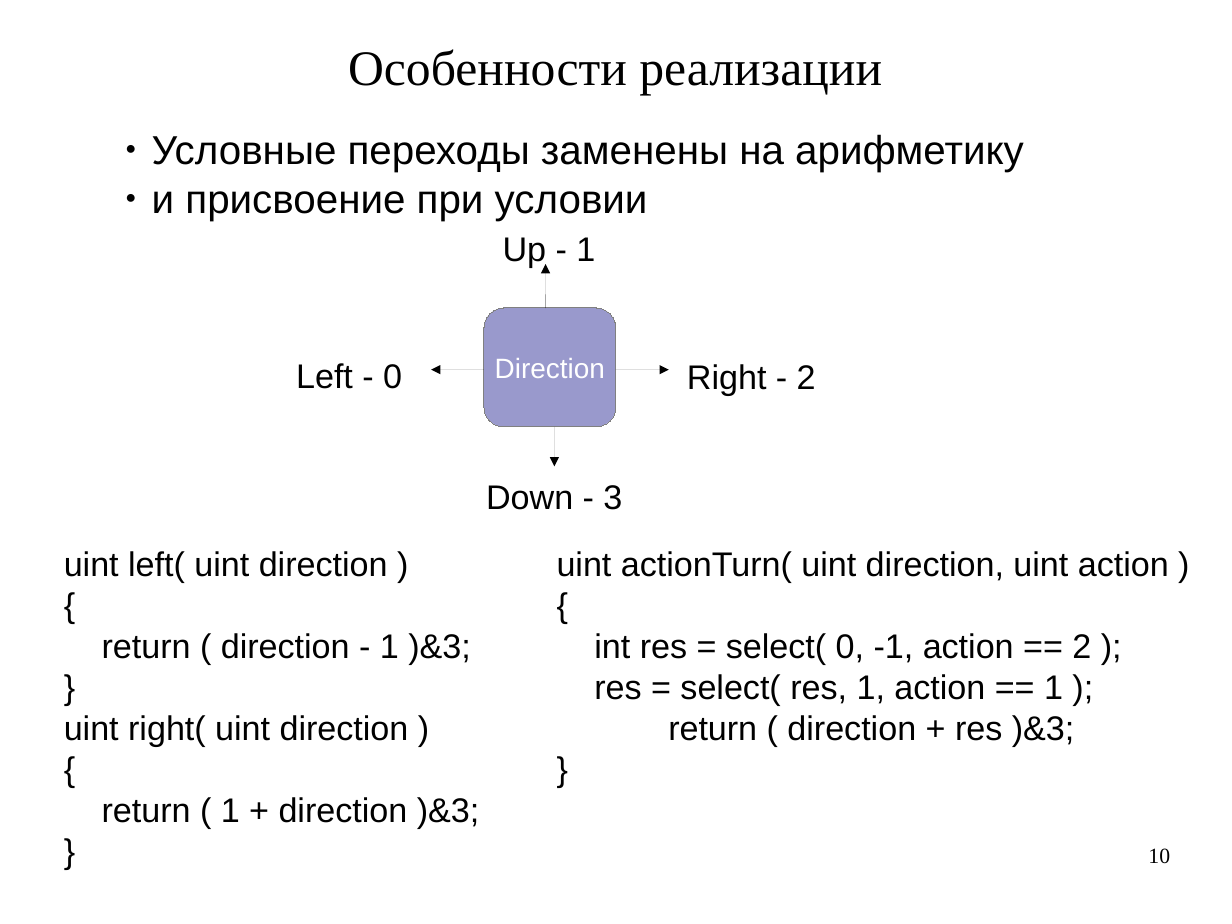
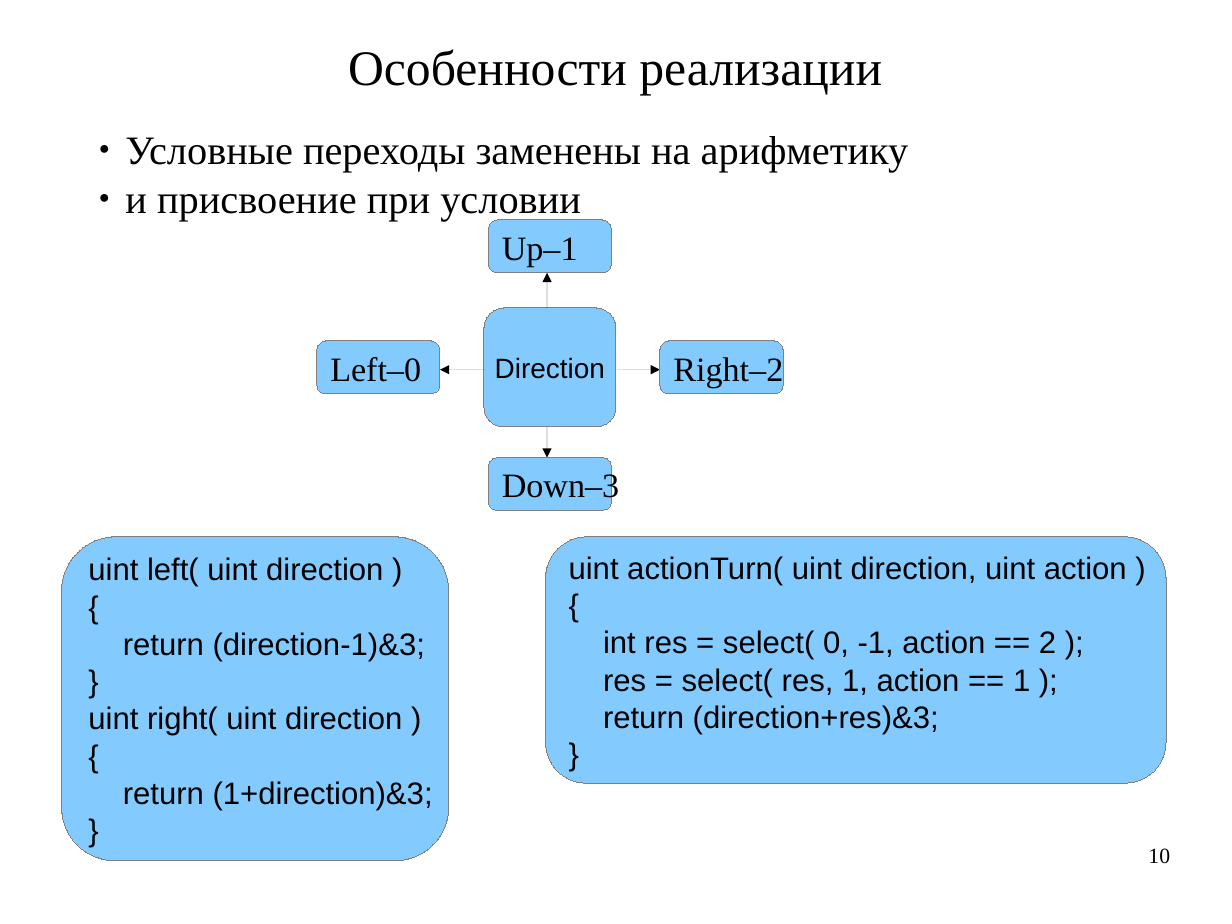
Before and after one commit to artem-bochkarev/master-work, a slide deck: slide 10 of Presentation.odp. Drawn at 1232x924 pixels with LibreOffice and Linux fonts; fonts in the diff are those of the drawing. Boxes give left, top, right and bottom in pixels: in the first picture for what was removed or moved away, otherwise in the second. Text is boxed around its words. In the diff, an @@ line names an element or a change of style, - is before the commit and + after.

```diff
--- a/Presentation.odp
+++ b/Presentation.odp
@@ text "Условные переходы заменены на арифметику" moved from (x1=152, y1=134, x2=1024, y2=220) to (x1=125, y1=136, x2=909, y2=221) @@
@@ text "Условные переходы заменены на арифметику" at (x1=125, y1=136, x2=909, y2=221): font Arial to Times New Roman @@
@@ rounded rectangle "Up–1" resized from (x1=503, y1=237, x2=595, y2=267) to (x1=489, y1=220, x2=612, y2=273) @@
@@ text in rounded rectangle at (x1=502, y1=237, x2=578, y2=267): text changed; font Arial to Times New Roman @@
-Up - 1
+Up–1
@@ arrow moved from (546, 309) - (546, 264) to (547, 309) - (547, 273) @@
@@ rounded rectangle "Direction" at (x1=484, y1=309, x2=616, y2=427): text colour #FFFFFF to #000000; fill #9999CC to #83CAFF @@
@@ rounded rectangle "Left–0" resized from (x1=296, y1=363, x2=402, y2=389) to (x1=316, y1=341, x2=439, y2=394) @@
@@ text in rounded rectangle at (x1=330, y1=357, x2=421, y2=382): text changed; font Arial to Times New Roman @@
-Left - 0
+Left–0
@@ rounded rectangle "Right–2" resized from (x1=687, y1=364, x2=816, y2=396) to (x1=661, y1=341, x2=784, y2=394) @@
@@ text in rounded rectangle at (x1=673, y1=357, x2=783, y2=388): text changed; font Arial to Times New Roman @@
-Right - 2
+Right–2
@@ arrow moved from (484, 370) - (432, 370) to (484, 370) - (440, 370) @@
@@ arrow moved from (616, 370) - (669, 370) to (617, 370) - (661, 370) @@
@@ arrow moved from (555, 427) - (555, 466) to (547, 427) - (547, 457) @@
@@ rounded rectangle "Down–3" resized from (x1=486, y1=485, x2=622, y2=510) to (x1=489, y1=457, x2=612, y2=510) @@
@@ text in rounded rectangle at (x1=502, y1=470, x2=619, y2=504): text changed; font Arial to Times New Roman @@
-Down - 3
+Down–3
@@ vertical alignment top to middle; fill none to #83CAFF; outline none to #808080 0 pt in 6 elements at (x1=489, y1=220, x2=612, y2=273), (x1=546, y1=537, x2=1166, y2=783), (x1=316, y1=341, x2=439, y2=394), (x1=489, y1=457, x2=612, y2=510), (x1=661, y1=341, x2=784, y2=394), (x1=61, y1=537, x2=448, y2=861) @@
@@ rounded rectangle "uint left( uint direction )" resized from (x1=64, y1=551, x2=479, y2=828) to (x1=61, y1=537, x2=448, y2=861) @@
@@ rounded rectangle "uint actionTurn( uint direction, uint ..." resized from (x1=557, y1=551, x2=1169, y2=746) to (x1=546, y1=537, x2=1166, y2=783) @@
@@ text in rounded rectangle at (x1=88, y1=557, x2=402, y2=736): size 22 to 20 pt in "uint left( uint direction )", "{", "}", "uint right( uint direction )" and 2 more places @@
@@ text in rounded rectangle at (x1=569, y1=556, x2=1127, y2=697): size 22 to 20 pt in "uint actionTurn( uint direction, uint action )", "{", "int res = select( 0, -1, action ...", "res = select( res, 1, action == ..." and 1 more places @@
@@ text in rounded rectangle at (x1=123, y1=632, x2=425, y2=661): text changed; size 22 to 20 pt @@
-return ( direction - 1 )&3;
+return (direction-1)&3;
@@ text in rounded rectangle at (x1=603, y1=705, x2=939, y2=734): text changed; size 22 to 20 pt @@
-return ( direction + res )&3;
+return (direction+res)&3;
@@ text in rounded rectangle at (x1=123, y1=781, x2=433, y2=810): text changed; size 22 to 20 pt @@
-return ( 1 + direction )&3;
+return (1+direction)&3;
```
Also in this commit, not shown: 8 other slides changed, 10 slides added, 3 slides removed, 21 other files.
